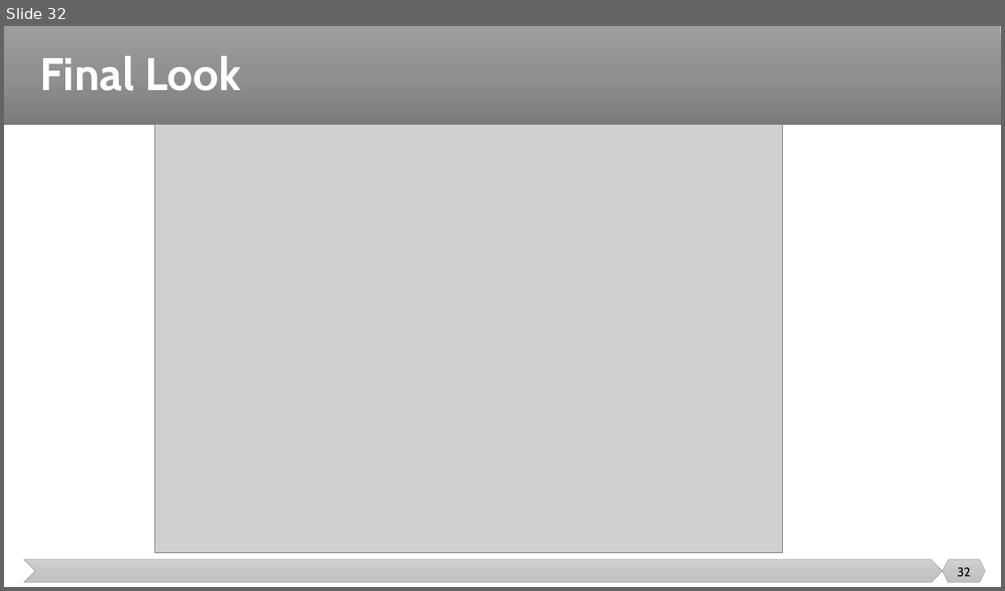
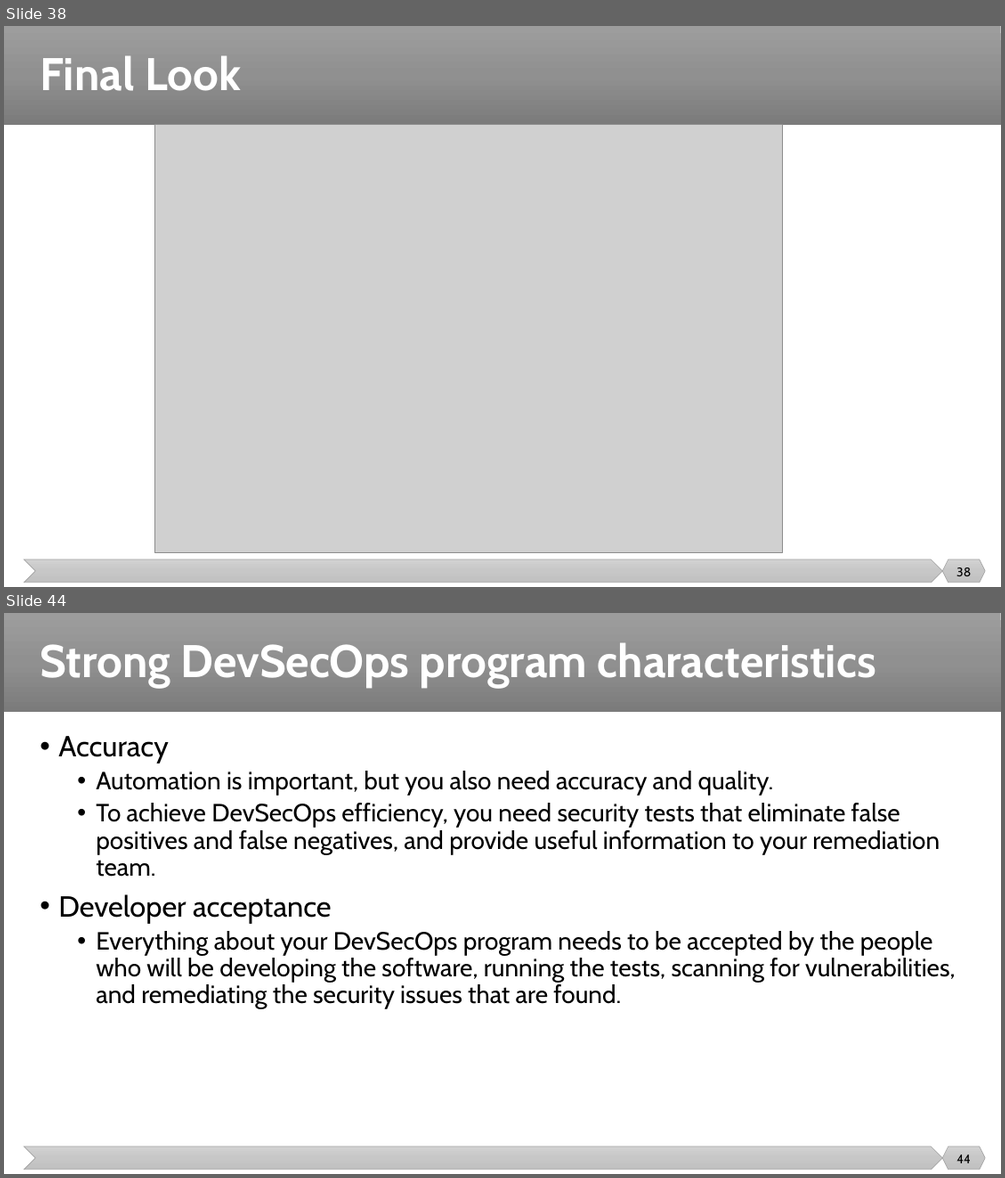
Before and after one commit to malenezi/malenezi, a slide deck: SE489/Lectures/9-DevSecOps/DevSecOps.pptx. Shown one above the other, each under a label of ours: slide 32 before the commit, slides 38 and 44 after it; the slides between them are not shown. The pictures are 1005x591 and 1005x1178 pixels, drawn with LibreOffice and Linux fonts; fonts in the diff are those of the drawing; grey boxes stand for pictures. Boxes give left, top, right and bottom in pixels: in the first picture for what was removed or moved away, otherwise in the second. Text is boxed around its words. In the diff, an @@ line names an element or a change of style, - is before the commit and + after.

```diff
--- a/SE489/Lectures/9-DevSecOps/DevSecOps.pptx
+++ b/SE489/Lectures/9-DevSecOps/DevSecOps.pptx
@@ slide 44 added at (x1=4, y1=613, x2=1001, y2=1174), background #FFFFFF; not listed: 3 template elements that a slide beside it also shows @@
@@ title added at (x1=40, y1=642, x2=876, y2=687), 44 pt, text #FFFFFF, bold @@
+Strong DevSecOps program characteristics
@@ text added at (x1=58, y1=736, x2=955, y2=1009), 24 pt, text #000000 @@
+• Accuracy
+  • Automation is important, but you also need accuracy and quality.
+  • To achieve DevSecOps efficiency, you need security tests that eliminate false positives and false negatives, and provide useful information to your remediation team.
+• Developer acceptance
+  • Everything about your DevSecOps program needs to be accepted by the people who will be developing the software, running the tests, scanning for vulnerabilities, and remediating the security issues that are found.
@@ page number added at (x1=956, y1=1154, x2=971, y2=1163), 12 pt, text #000000 @@
+44
@@ what was slide 32 is now slide 38 @@
@@ page number at (x1=956, y1=567, x2=971, y2=576): text changed @@
-32
+38
```
Also in this commit, not shown: 1 slide changed, 11 other slides added, 1 other file.
